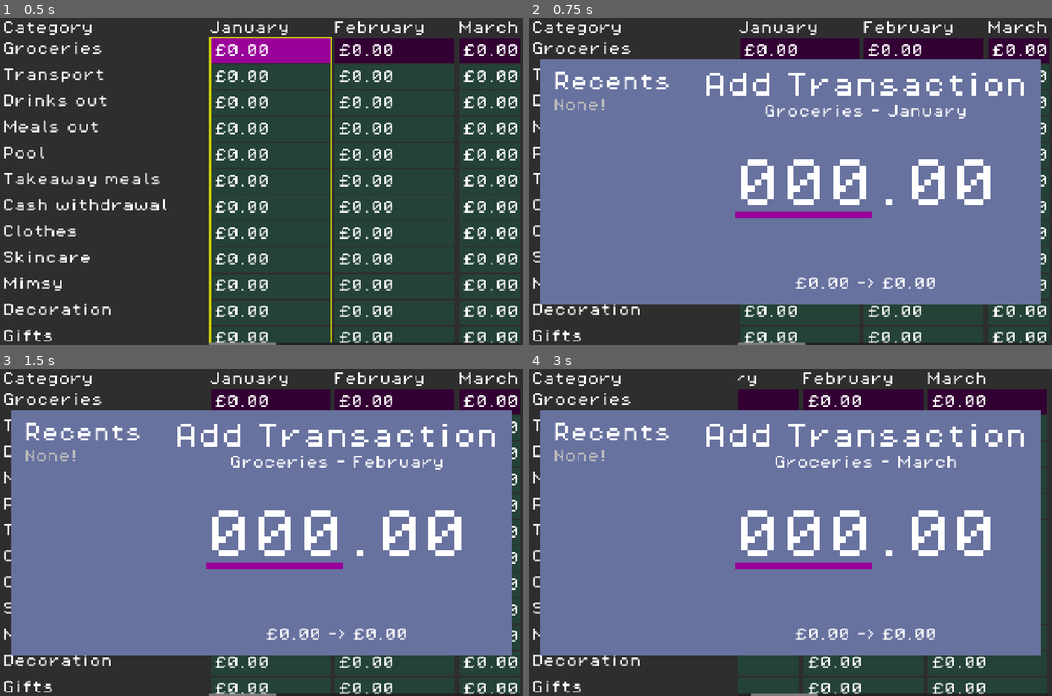
Above: before the commit, frames 1-4 (two rows, left to right).
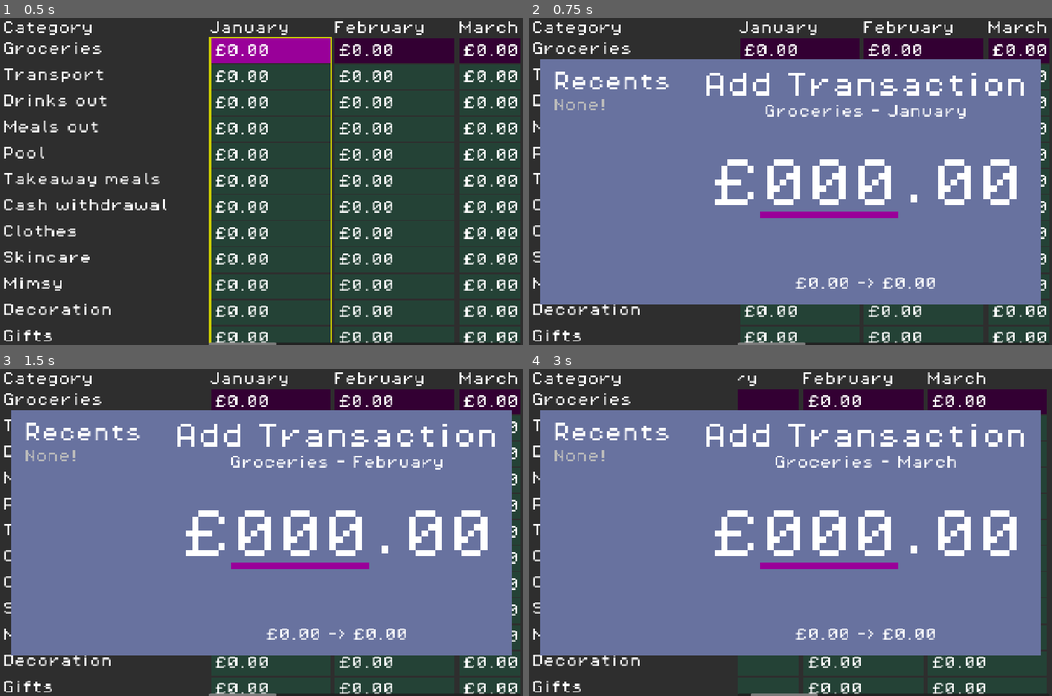
Above: after the commit, the same moments.

Repository: phrasmotica/budget-visualiser
Game: Godot game, scene res://scenes/ui/spreadsheet_ui/spreadsheet_ui.tscn
Same seed, same stepped clock (60 frames per second), same inputs: the game is played once before the commit and once after it.
Inputs (mouse positions are in pixels of both pictures, inside the frame that each line leads up to):
- Up to frame 1 (0.5 s): no input
- Up to frame 2 (0.75 s): tap Enter (ui_accept) at 0.5 s; move the mouse to (905, 165) at 0.52 s; hold Right (ui_right) from 0.53 s (still down); tap Shift (bulk_modifier) at 0.6 s; click (905, 165) at 0.67 s
- Up to frame 3 (1.5 s): tap Enter (ui_accept) at 0.77, 1.25 s; release Right (ui_right) at 1.25 s; drag from (156, 548) to (235, 597) at 1.27 s
- Up to frame 4 (3 s): tap Enter (ui_accept) at 2, 2.75 s; move the mouse to (842, 460) at 2.02 s; hold Right (ui_right) 2.03-2.75 s; tap Z at 2.1 s; drag from (764, 597) to (633, 483) at 2.77 s

Frame 1 is identical in both runs. In frame 2, 3.8% of the frame differs, in the area x 35-94%, y 43-62%; in frame 3, 3.8%; in frame 4, 3.8%.

Commit message:
Show currency symbol in AmountEntryModal

Diff:
--- a/scenes/ui/amount_edit/amount_edit.gd
+++ b/scenes/ui/amount_edit/amount_edit.gd
@@ -10,6 +10,13 @@
 var amount_maximum := 99:
 	set(value):
 		amount_maximum = value
+
+		_refresh()
+
+@export
+var currency_symbol := "":
+	set(value):
+		currency_symbol = value.substr(0, 1)
 
 		_refresh()
 
@@ -52,6 +59,8 @@
 	_amount_tracker = AmountTracker.new(AMOUNT_MINIMUM, amount_maximum)
 
 	if appearance:
+		appearance.set_currency_symbol(currency_symbol)
+
 		var pad_count := len(str(amount_maximum))
 		appearance.set_amount(0, pad_count)
 
--- a/scenes/ui/amount_edit/amount_edit.tscn
+++ b/scenes/ui/amount_edit/amount_edit.tscn
@@ -6,19 +6,34 @@
 
 [node name="AmountEdit" type="PanelContainer"]
 theme = ExtResource("1_jiehw")
-theme_type_variation = &"IdleAmountEditContainer"
+theme_type_variation = &"EmptyPanelContainer"
 script = ExtResource("2_julqq")
 
-[node name="Appearance" type="Node" parent="." node_paths=PackedStringArray("amount_label")]
+[node name="Appearance" type="Node" parent="." node_paths=PackedStringArray("symbol_label", "amount_label", "highlight_panel")]
 unique_name_in_owner = true
 script = ExtResource("3_ywxus")
-amount_label = NodePath("../MarginContainer/Label")
+symbol_label = NodePath("../MarginContainer/HBoxContainer/SymbolLabel")
+amount_label = NodePath("../MarginContainer/HBoxContainer/PanelContainer/AmountLabel")
+highlight_panel = NodePath("../MarginContainer/HBoxContainer/PanelContainer")
 
 [node name="MarginContainer" type="MarginContainer" parent="."]
 layout_mode = 2
-theme_override_constants/margin_top = 16
+theme_override_constants/margin_top = 32
 
-[node name="Label" type="Label" parent="MarginContainer"]
+[node name="HBoxContainer" type="HBoxContainer" parent="MarginContainer"]
+layout_mode = 2
+theme_override_constants/separation = 0
+
+[node name="SymbolLabel" type="Label" parent="MarginContainer/HBoxContainer"]
+layout_mode = 2
+size_flags_vertical = 1
+theme_override_font_sizes/font_size = 128
+
+[node name="PanelContainer" type="PanelContainer" parent="MarginContainer/HBoxContainer"]
+layout_mode = 2
+theme_type_variation = &"IdleAmountEditContainer"
+
+[node name="AmountLabel" type="Label" parent="MarginContainer/HBoxContainer/PanelContainer"]
 layout_mode = 2
 theme_override_font_sizes/font_size = 128
 text = "00"
--- a/scenes/ui/amount_edit/amount_edit_appearance.gd
+++ b/scenes/ui/amount_edit/amount_edit_appearance.gd
@@ -3,7 +3,25 @@
 extends Node
 
 @export
+var symbol_label: Label
+
+@export
 var amount_label: Label
+
+@export
+var highlight_panel: PanelContainer
+
+func for_idle() -> void:
+	if highlight_panel:
+		highlight_panel.theme_type_variation = "IdleAmountEditContainer"
+
+func for_highlighted() -> void:
+	if highlight_panel:
+		highlight_panel.theme_type_variation = "HighlightedAmountEditContainer"
+
+func set_currency_symbol(currency_symbol: String) -> void:
+	if symbol_label:
+		symbol_label.text = currency_symbol.substr(0, 1)
 
 func set_amount(amount: int, pad_count: int) -> void:
 	if amount_label:
--- a/scenes/ui/amount_edit/states/amount_edit_state_highlighted.gd
+++ b/scenes/ui/amount_edit/states/amount_edit_state_highlighted.gd
@@ -6,7 +6,7 @@
 func _enter_tree() -> void:
 	print("%s is now highlighted" % _amount_edit.name)
 
-	_amount_edit.theme_type_variation = "HighlightedAmountEditContainer"
+	_appearance.for_highlighted()
 
 	SignalHelper.persist(
 		GridInput.move_up,
--- a/scenes/ui/amount_edit/states/amount_edit_state_idle.gd
+++ b/scenes/ui/amount_edit/states/amount_edit_state_idle.gd
@@ -4,7 +4,7 @@
 func _enter_tree() -> void:
 	print("%s is now idle" % _amount_edit.name)
 
-	_amount_edit.theme_type_variation = "IdleAmountEditContainer"
+	_appearance.for_idle()
 
 func enable() -> void:
 	transition_state(AmountEdit.State.HIGHLIGHTED)
--- a/scenes/ui/amount_entry_modal/amount_entry_modal.tscn
+++ b/scenes/ui/amount_entry_modal/amount_entry_modal.tscn
@@ -71,7 +71,7 @@
 horizontal_alignment = 1
 
 [node name="Spacer2" type="Control" parent="MarginContainer/HBoxContainer/AmountEntryControls"]
-custom_minimum_size = Vector2(0, 84)
+custom_minimum_size = Vector2(0, 68)
 layout_mode = 2
 
 [node name="HBoxContainer" type="HBoxContainer" parent="MarginContainer/HBoxContainer/AmountEntryControls"]
@@ -82,6 +82,7 @@
 [node name="AmountEditMajor" parent="MarginContainer/HBoxContainer/AmountEntryControls/HBoxContainer" instance=ExtResource("2_8gaj6")]
 layout_mode = 2
 amount_maximum = 999
+currency_symbol = "£"
 
 [node name="SeparatorLabel" type="Label" parent="MarginContainer/HBoxContainer/AmountEntryControls/HBoxContainer"]
 layout_mode = 2
--- a/themes/theme_pixel.tres
+++ b/themes/theme_pixel.tres
@@ -7,6 +7,8 @@
 
 [sub_resource type="StyleBoxFlat" id="StyleBoxFlat_ptva7"]
 bg_color = Color(0.2, 0, 0.2, 1)
+
+[sub_resource type="StyleBoxEmpty" id="StyleBoxEmpty_muggs"]
 
 [sub_resource type="StyleBoxFlat" id="StyleBoxFlat_l5dxd"]
 bg_color = Color(0.6, 0.6, 0.6, 0)
@@ -46,6 +48,8 @@
 AmountEntryModalContainer/styles/panel = SubResource("StyleBoxFlat_5twxo")
 DimmedCategoryCellContainer/base_type = &"PanelContainer"
 DimmedCategoryCellContainer/styles/panel = SubResource("StyleBoxFlat_ptva7")
+EmptyPanelContainer/base_type = &"PanelContainer"
+EmptyPanelContainer/styles/panel = SubResource("StyleBoxEmpty_muggs")
 HighlightedAmountEditContainer/base_type = &"PanelContainer"
 HighlightedAmountEditContainer/styles/panel = SubResource("StyleBoxFlat_l5dxd")
 HighlightedMonthGridContainer/base_type = &"PanelContainer"
Not shown: 1 places in themes/theme_pixel.tres that only renumber resources
